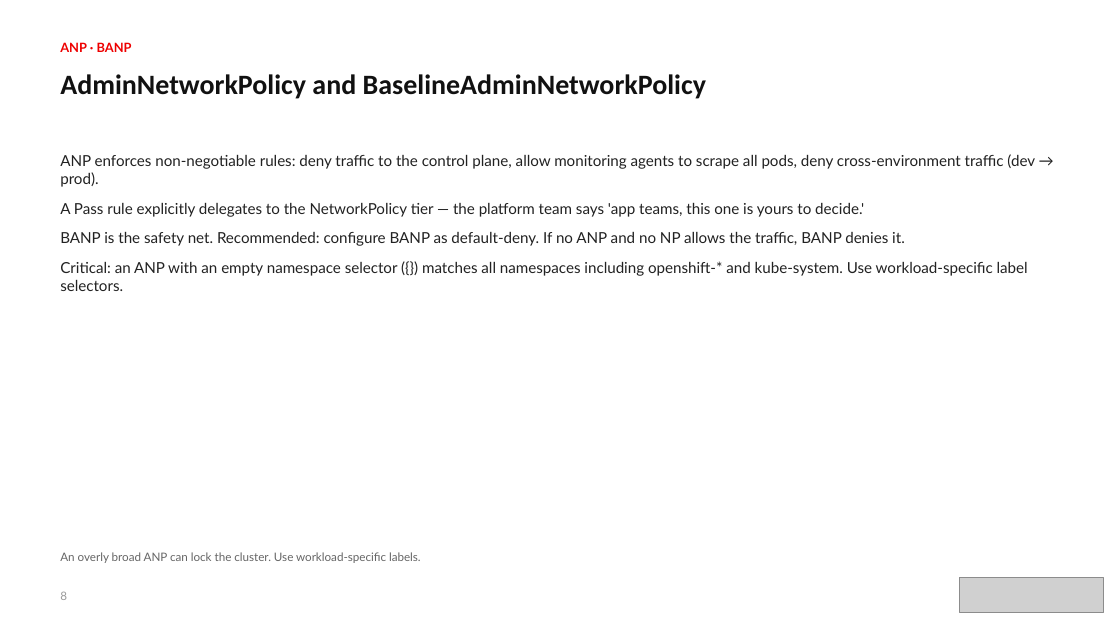
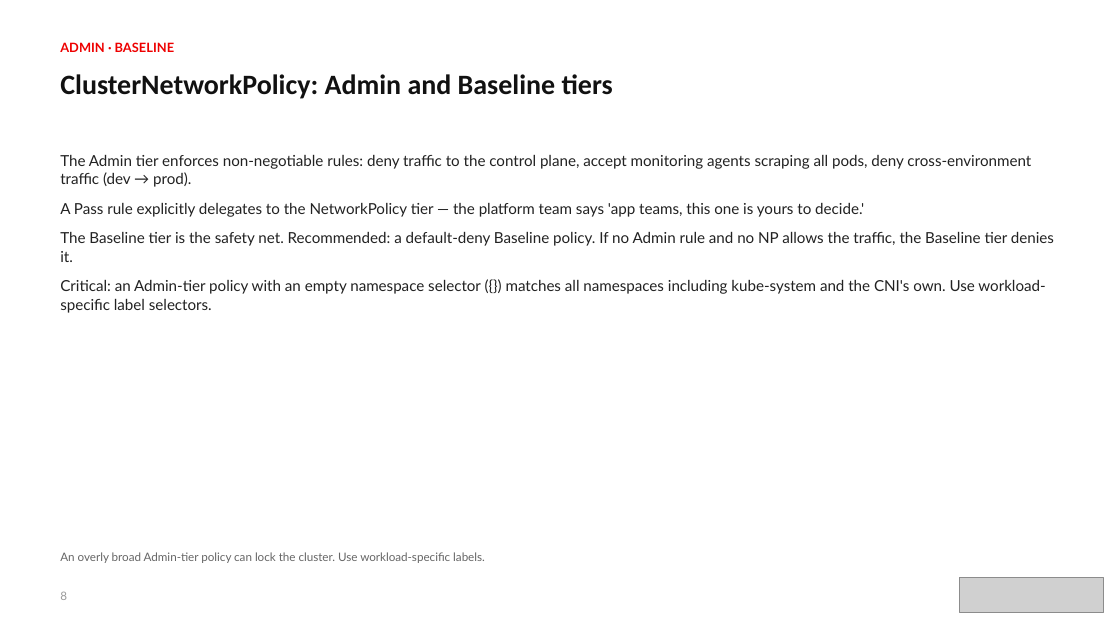
Before and after one commit to patterncatalyst/cloud-native-design-patterns, a slide deck: slide 8 of lgtm-presentation/Network-Policy-Process-Advisory.pptx. Drawn at 1120x630 pixels with LibreOffice and Linux fonts; fonts in the diff are those of the drawing; grey boxes stand for pictures. Boxes give left, top, right and bottom in pixels: in the first picture for what was removed or moved away, otherwise in the second. Text is boxed around its words. In the diff, an @@ line names an element or a change of style, - is before the commit and + after.

Commit message:
docs(deck): rework the network policy advisory to upstream Kubernetes and open source (S12)

```diff
--- a/lgtm-presentation/Network-Policy-Process-Advisory.pptx
+++ b/lgtm-presentation/Network-Policy-Process-Advisory.pptx
@@ text at (60,42,174,52): text changed @@
-ANP · BANP
+ADMIN · BASELINE
@@ text at (60,74,613,99): text changed @@
-AdminNetworkPolicy and BaselineAdminNetworkPolicy
+ClusterNetworkPolicy: Admin and Baseline tiers
@@ text at (60,155,1031,187): text changed @@
-ANP enforces non-negotiable rules: deny traffic to the control plane, allow monitoring agents to scrape all pods, deny cross-environment traffic (dev → prod).
+The Admin tier enforces non-negotiable rules: deny traffic to the control plane, accept monitoring agents scraping all pods, deny cross-environment traffic (dev → prod).
@@ text at (60,232,1054,313): text changed @@
-BANP is the safety net. Recommended: configure BANP as default-deny. If no ANP and no NP allows the traffic, BANP denies it.
-Critical: an ANP with an empty namespace selector ({}) matches all namespaces including openshift-* and kube-system. Use workload-specific label selectors.
+The Baseline tier is the safety net. Recommended: a default-deny Baseline policy. If no Admin rule and no NP allows the traffic, the Baseline tier denies it.
+Critical: an Admin-tier policy with an empty namespace selector ({}) matches all namespaces including kube-system and the CNI's own. Use workload-specific label selectors.
@@ text at (60,552,485,563): text changed @@
-An overly broad ANP can lock the cluster. Use workload-specific labels.
+An overly broad Admin-tier policy can lock the cluster. Use workload-specific labels.
```
Also in this commit, not shown: 19 other slides changed, 6 other files.
